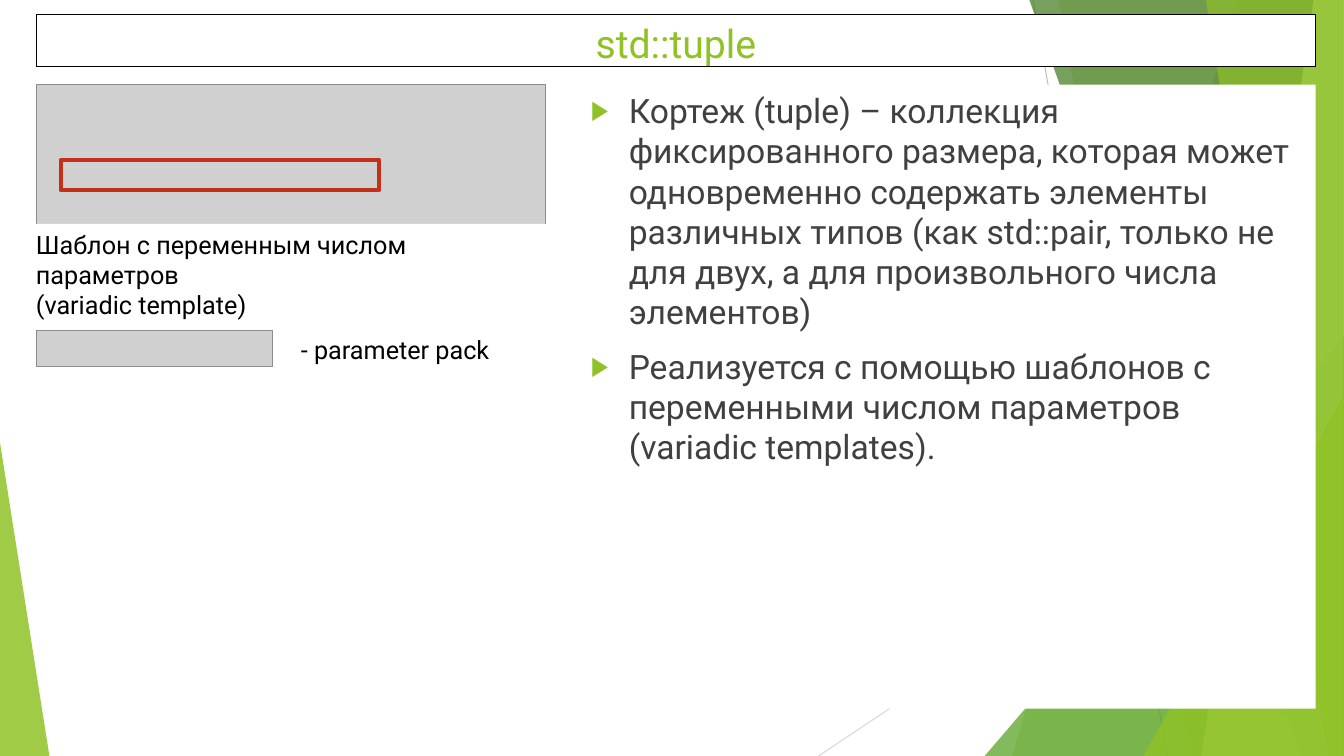
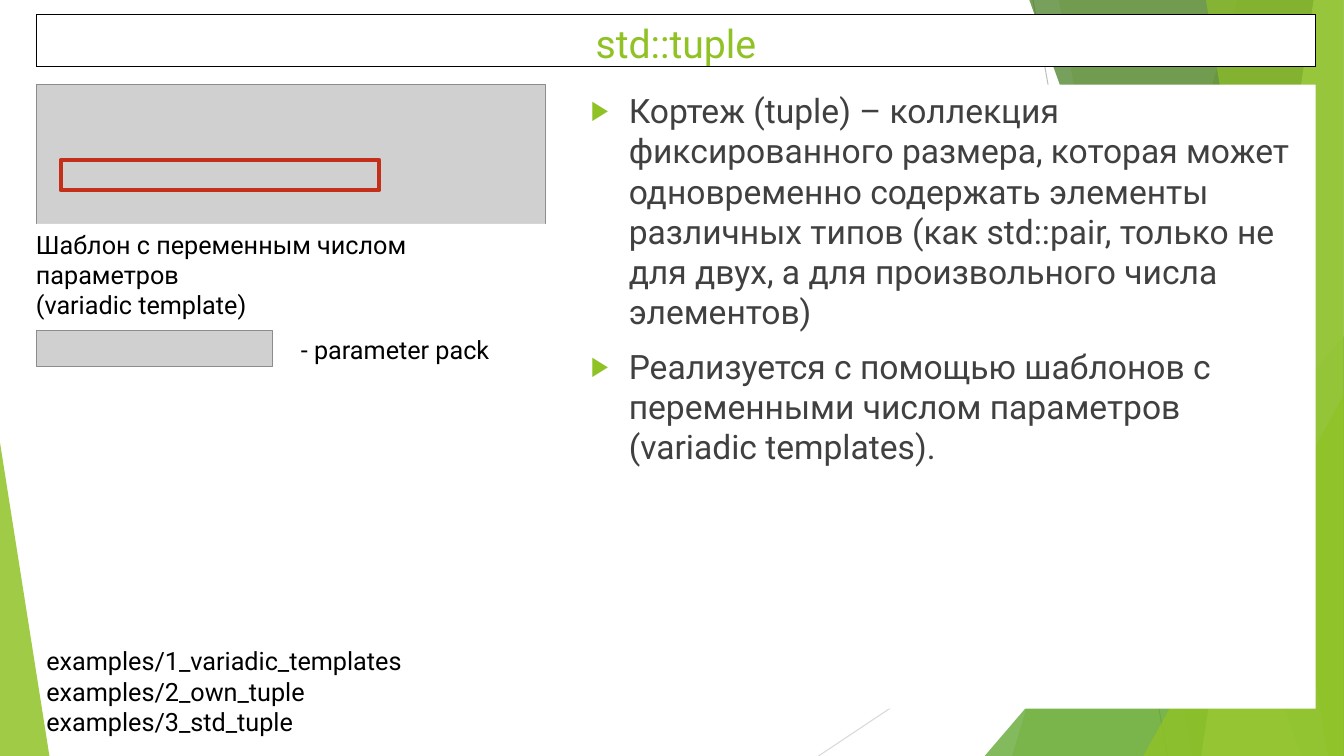
Before and after one commit to WhiteCatStudies/lectures, a slide deck: slide 2 of pt2/lectures/lecture5/lecture5.pptx. Drawn at 1344x756 pixels with LibreOffice and Linux fonts; fonts in the diff are those of the drawing; grey boxes stand for pictures. Boxes give left, top, right and bottom in pixels: in the first picture for what was removed or moved away, otherwise in the second. Text is boxed around its words. In the diff, an @@ line names an element or a change of style, - is before the commit and + after.

Commit message:
pt2 lecture5: iterators. Examples renamed and referenced in presentation. Minor fixes

```diff
--- a/pt2/lectures/lecture5/lecture5.pptx
+++ b/pt2/lectures/lecture5/lecture5.pptx
@@ text added at (x1=46, y1=651, x2=401, y2=737), 18 pt, text #000000 @@
+examples/1_variadic_templates
+examples/2_own_tuple
+examples/3_std_tuple
```
Also in this commit, not shown: 3 other slides changed, 1 slide added, 9 other files.
